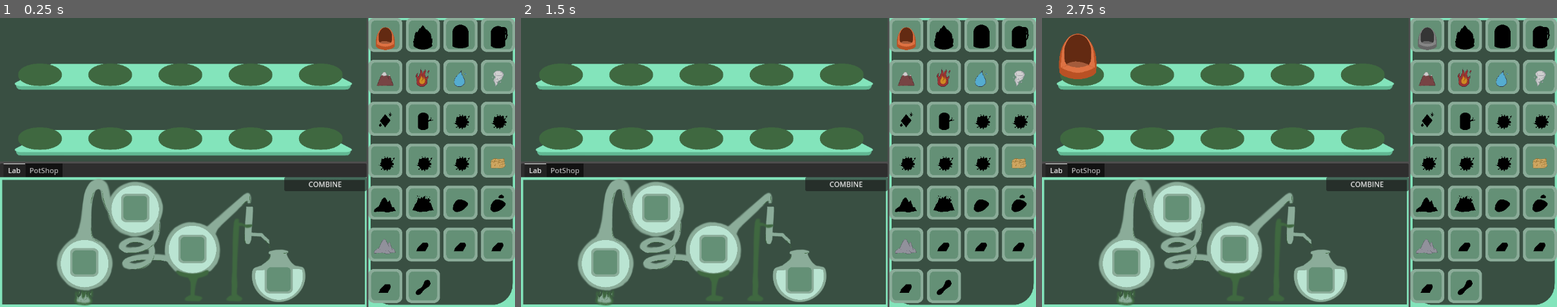
Above: before the commit, frames 1-3 (left to right).
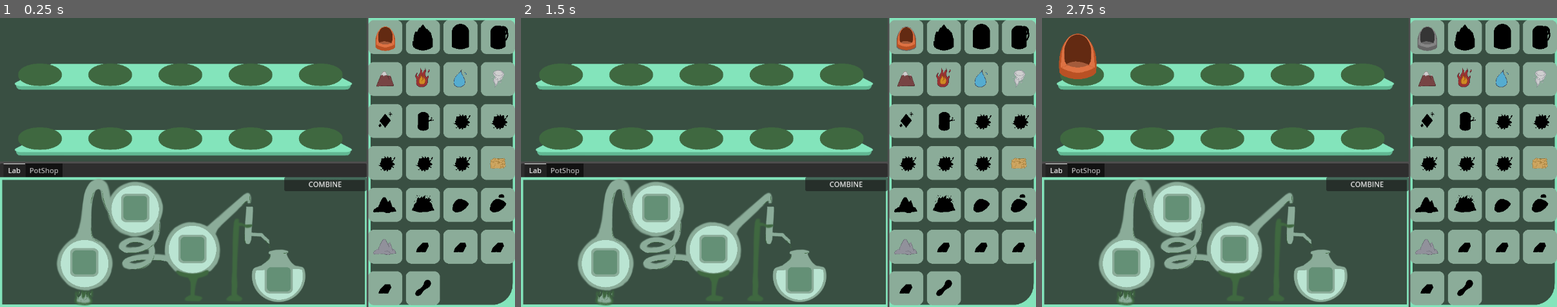
Above: after the commit, the same moments.

Repository: Girlies-stdio/elementalchemy
Game: Godot game, scene res://Scenes/main.tscn
The game is run twice, just before and just after one commit, with the same random seed, the same clock (stepped at 60 frames per second) and the same inputs.
Inputs (mouse positions are in pixels of both pictures, inside the frame that each line leads up to):
- Up to frame 1 (0.25 s): no input
- Up to frame 2 (1.5 s): click (907, 38) at 0.52 s; click (907, 38) at 1.27 s
- Up to frame 3 (2.75 s): click (1083, 58) at 2 s

The runs differ from the first frame. In frame 1, 14% of the frame differs, in the area x 71-100%, y 0-100%; in frame 2, 14%; in frame 3, 14%.

Commit message:
inventory fixes

Diff:
--- a/Inventory/inventory_gui.gd
+++ b/Inventory/inventory_gui.gd
@@ -2,6 +2,7 @@
 
 var inventory : Inventory
 
+@onready var grid: GridContainer = $NinePatchRect/ScrollContainer/GridContainer
 @onready var slots: Array[Slot] = []
 var locked: bool = false
 
@@ -30,12 +31,12 @@
 		isg.item = GlobalScript.ALL_ITEMS[i]
 		if !isg.is_node_ready():
 			await isg.ready
-		isg.itemSprite.set_texture(isg.item.texture)
+		isg.set_texture(isg.item.texture)
 		isg.update()
 
 		var callable = Callable(onSlotClicked)
 		callable = callable.bind(slot)
-		slot.pressed.connect(callable)
+		slot.button.pressed.connect(callable)
 
 func onSlotClicked(slot: Slot):
 	if locked: return
--- a/Inventory/item_stack_gui.gd
+++ b/Inventory/item_stack_gui.gd
@@ -1,4 +1,4 @@
-extends Panel
+extends TextureRect
 
 class_name ItemStackGUI
 
@@ -8,8 +8,6 @@
 var inventory: Inventory
 var amount: int
 
-const TARGET_SIZE = Vector2(60,60)
-
 func _ready():
 	inventory = Global.get_node("Inventory")
 	if !inventory.is_node_ready():
@@ -17,10 +15,6 @@
 
 func _process(delta):
 	amountLabel.visible = true if amount > 1 else false
-	if itemSprite.texture:
-		var current_size = itemSprite.texture.get_size()
-		itemSprite.scale = TARGET_SIZE / current_size
-
 
 #TODO: Potentiellement griser ici le sprite si on en a 0, et lock si on n'a pas débloqué
 func update():
@@ -61,8 +55,8 @@
 					}
 				"""
 			_:
-				sprite.material = null
+				material = null
 				return
 		shader.code = shader_code
 		shader_material.shader = shader
-		sprite.material = shader_material
+		material = shader_material
--- a/Inventory/item_stack_gui.tscn
+++ b/Inventory/item_stack_gui.tscn
@@ -2,18 +2,29 @@
 
 [ext_resource type="Script" uid="uid://1n113btpk66i" path="res://Inventory/item_stack_gui.gd" id="1_nmr1v"]
 
-[node name="Panel" type="Panel"]
+[node name="Panel" type="TextureRect"]
+custom_minimum_size = Vector2(64, 64)
+anchors_preset = 15
+anchor_right = 1.0
+anchor_bottom = 1.0
+grow_horizontal = 2
+grow_vertical = 2
+size_flags_horizontal = 3
+size_flags_vertical = 3
+expand_mode = 1
+stretch_mode = 4
 script = ExtResource("1_nmr1v")
 
-[node name="Sprite" type="Sprite2D" parent="."]
-
 [node name="Label" type="Label" parent="."]
-custom_minimum_size = Vector2(10, 10)
-layout_mode = 0
-offset_left = -2.0
-offset_top = -1.0
-offset_right = 17.0
-offset_bottom = 48.0
-text = "99
-"
+custom_minimum_size = Vector2(20, 20)
+layout_mode = 1
+anchors_preset = 1
+anchor_left = 1.0
+anchor_right = 1.0
+offset_left = -46.0
+offset_bottom = 55.0
+grow_horizontal = 0
+theme_override_font_sizes/font_size = 40
+text = "99"
 horizontal_alignment = 2
+vertical_alignment = 2
--- a/Inventory/slot.gd
+++ b/Inventory/slot.gd
@@ -1,15 +1,21 @@
-extends TextureButton
+extends AspectRatioContainer
 class_name Slot
 
-@onready var backgroundSprite: Sprite2D = $Background
-@onready var container: CenterContainer = $CenterContainer
-
+@onready var button: TextureButton = $SlotButton
+@onready var margin: MarginContainer = $SlotButton/Margin
 @onready var inventory : Inventory = Global.get_node("Inventory")
 var itemStackGui: ItemStackGUI
 
+func _ready():
+	var margin_value = 20
+	margin.add_theme_constant_override("margin_top", margin_value)
+	margin.add_theme_constant_override("margin_left", margin_value)
+	margin.add_theme_constant_override("margin_bottom", margin_value)
+	margin.add_theme_constant_override("margin_right", margin_value)
+
 func insert(isg: ItemStackGUI):
 	itemStackGui = isg
-	container.add_child(itemStackGui)
+	margin.add_child(itemStackGui)
 
 func takeItem() -> ItemGUI:
 	if inventory.remove(itemStackGui.item):
--- a/Inventory/slot.tscn
+++ b/Inventory/slot.tscn
@@ -4,23 +4,27 @@
 [ext_resource type="Texture2D" uid="uid://csqvsh3e7pcte" path="res://Assets/inventaireslot_hollow.png" id="1_sktnm"]
 [ext_resource type="Texture2D" uid="uid://bfndrvwgoad16" path="res://Assets/inventaireslot_filled.png" id="2_yb478"]
 
-[node name="Slot" type="TextureButton"]
+[node name="Slot" type="AspectRatioContainer"]
+clip_contents = true
 custom_minimum_size = Vector2(64, 64)
-anchors_preset = -1
-anchor_right = 0.562
+anchors_preset = 15
+anchor_right = 1.0
 anchor_bottom = 1.0
-offset_right = -0.424072
 grow_horizontal = 2
 grow_vertical = 2
 size_flags_horizontal = 3
 size_flags_vertical = 3
-texture_normal = ExtResource("1_sktnm")
-texture_pressed = ExtResource("2_yb478")
+stretch_mode = 0
+script = ExtResource("1_s4f18")
+
+[node name="SlotButton" type="TextureButton" parent="."]
+layout_mode = 2
+texture_normal = ExtResource("2_yb478")
+texture_pressed = ExtResource("1_sktnm")
 ignore_texture_size = true
 stretch_mode = 4
-script = ExtResource("1_s4f18")
 
-[node name="CenterContainer" type="CenterContainer" parent="."]
+[node name="Margin" type="MarginContainer" parent="SlotButton"]
 layout_mode = 1
 anchors_preset = 15
 anchor_right = 1.0
